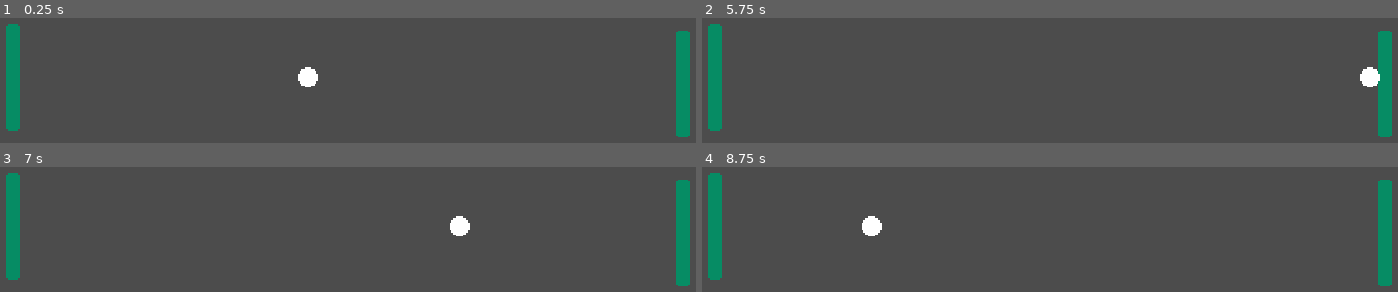
Above: before the commit, frames 1-4 (two rows, left to right).
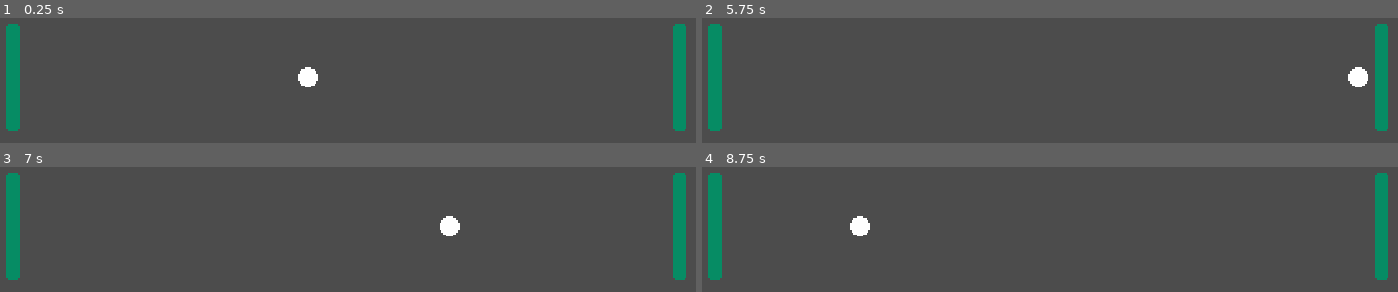
Above: after the commit, the same moments.

Repository: adatechschool/spin-spong
Game: Godot game, scene res://scenes/pong.tscn
Same seed, same stepped clock (60 frames per second), same inputs: the game is played once before the commit and once after it.
Inputs:
- Up to frame 1 (0.25 s): no input
- Up to frame 2 (5.75 s): no input
- Up to frame 3 (7 s): no input
- Up to frame 4 (8.75 s): no input

The runs differ from the first frame. In frame 1, 1.0% of the frame differs, in the area x 96-100%, y 4-96%; in frame 2, 1.4%; in frame 3, 1.4%; in frame 4, 1.5%, in the area x 21-100%, y 4-96%.

Commit message:
Create new shader modifying color.

Diff:
--- a/scenes/pong.tscn
+++ b/scenes/pong.tscn
@@ -8,10 +8,13 @@
 [node name="pong" type="Node"]
 script = ExtResource( 1 )
 
+[node name="ball" parent="." instance=ExtResource( 4 )]
+position = Vector2( 240, 135 )
+
 [node name="border" parent="." instance=ExtResource( 2 )]
 
 [node name="luc" parent="." instance=ExtResource( 3 )]
-position = Vector2( 442, 139 )
+position = Vector2( 440, 135 )
 up = "luc_up"
 down = "luc_down"
 
@@ -19,6 +22,3 @@
 position = Vector2( 40, 135 )
 up = "adriel_up"
 down = "adriel_down"
-
-[node name="ball" parent="." instance=ExtResource( 4 )]
-position = Vector2( 240, 135 )
--- /dev/null
+++ b/shaders/colored.shader
@@ -0,0 +1,8 @@
+shader_type canvas_item;
+
+uniform vec4 color : hint_color;
+
+void fragment() {
+	COLOR.rgb = color.rgb;
+	COLOR.a = texture(TEXTURE, UV).a;
+}
